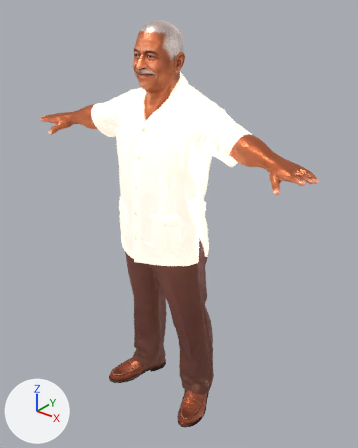
The glTF model app/public/models/rafa.glb, before and after one commit.
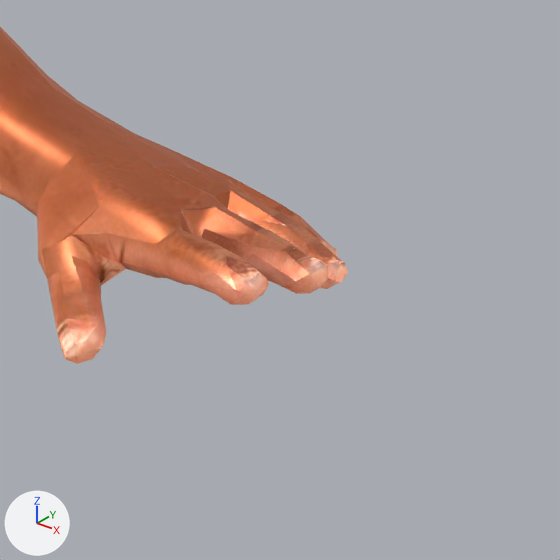
The first picture shows the older version from a camera (50 mm lens) standing at (1.235, -1.432, 1.817) and looking at (0.042, 0.06, 0.892). The close-ups show the older and then the newer version on the part from 74% to 99% of the width and 31% to 51% of the height of that picture. Only the edits that show in the close-ups are written down. Lighting does not change. The marker at lower left points along +X, +Y and +Z. Where no turn or scale is listed for an object, it has been applied to the vertices. Vertices at exactly the same position are counted once.

Before the edit, the objects in view are built like this:
```python
me_char1 = bpy.data.meshes.new('char1')
me_char1.from_pydata(...)  # 6227 vertices, 12449 faces; spans x -0.67..0.67, y -0.18..0.18, z 0.0..1.7
me_char1.materials.append(mat_material_1)
ob_char1 = bpy.data.objects.new('char1', me_char1)
ob_char1.location = (0.0, 0.0, 0.0)
```
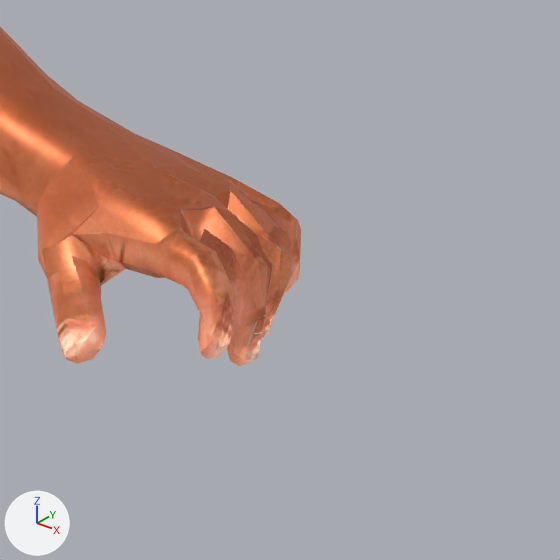
Location of each change, [x1, y1, x2, y2] in pixels of the close-ups (560 x 560 px; the box of a moved part takes in the faces that stretch with it):
'char1', reshaped: before [0, 26, 348, 364]; after [0, 26, 301, 366]
part 1 of me_char1, moved or reshaped: before [186, 185, 348, 305]; after [187, 185, 301, 366]

The change in detail:
me_char1 is used by ob_char1; location (0.0, 0.0, 0.0).
me_char1 had 6227 vertices, 12449 faces and spanned x -0.67..0.67, y -0.18..0.18, z 0.0..1.7.
me_char1 now has 6227 vertices, 12449 faces and spans x -0.64..0.64, y -0.18..0.18, z 0.0..1.7.
me_char1 part 1: 118 of the vertices in x 0.62..0.67, y -0.09..0.02, z 1.25..1.28 are multiplied about their middle by the matrix ((0.102, 0.144, 0.656), (0.082, 0.728, -0.179), (-1.118, 0.26, 0.876)), then moved by (-0.02, 0.0, -0.03).
Other edits to the shape of me_char1 do not show in these pictures.
